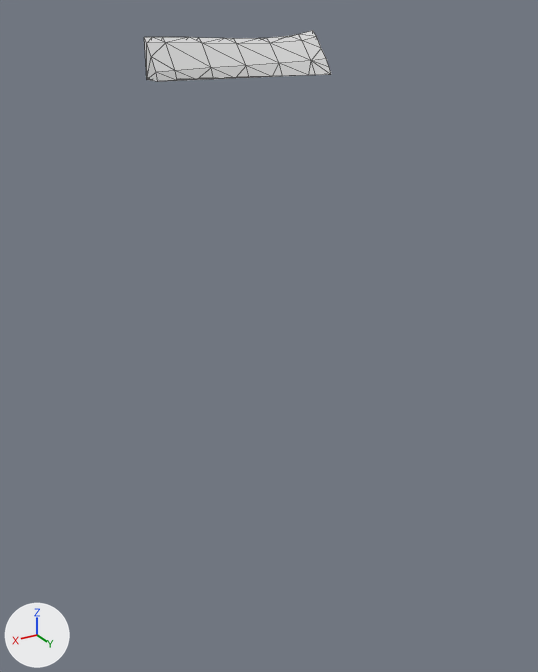
Two versions of the glTF model assets/terrain/surface_pieces/surf_18_1.glb, one commit apart.
Both versions are drawn from a 50 mm lens placed at (-7.45, 118.56, -28.53), pointed at (-17.3, 102.15, -36.73). Arrows for +X, +Y and +Z are at lower left; the lights stay in place. The picture after the commit comes second. Mesh edges are drawn as thin lines. Where no turn or scale is listed for an object, it has been applied to the vertices.

Names of what the first picture shows: 'geometry_0'.
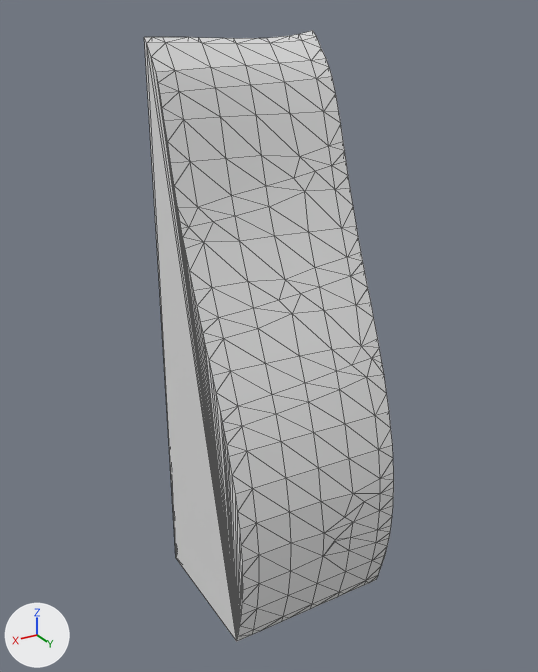
Patch to the scene script:
```diff
--- a/assets/terrain/surface_pieces/surf_18_1.glb.py
+++ b/assets/terrain/surface_pieces/surf_18_1.glb.py
@@ me_geometry_0 @@
 # used by ob_geometry_0; location = (0.0, 0.0, 0.0)
-me_geometry_0.from_pydata(...)  # 42 vertices, 80 faces; spans x -20.0..-15.0, y 100.0..100.96, z -30.0..-28.9
+me_geometry_0.from_pydata(...)  # 228 vertices, 452 faces; spans x -20.0..-15.0, y 100.0..104.76, z -45.0..-28.9
+# me_geometry_0 part 1
+# 12 vertices are removed from x -20.0..-15.0, y 100.0..100.96, z -30.0
+# 47 faces are deleted
+# 1 vertex moves from x -15.51, y 100.72, z -30.0 to x -15.0, y 100.72, z -30.02
+# 193 vertices are added at x -20.0..-15.0, y 100.0..104.76, z -45.0..-30.05
+# 5 new vertices lie (0.27, 0.0, 0.0) away from vertices in x -20.0..-15.77, y 104.19..104.22, z -45.0
+# 419 new faces join them
```

Changed parts and their boxes (x1, y1, x2, y2) in the pictures (538 x 672 px):
'geometry_0', reshaped (34% wider, 1077% taller): before (144, 30, 331, 81); after (144, 30, 394, 641)
part 1 of me_geometry_0, built on: before (145, 45, 331, 81); after (145, 45, 394, 641)
